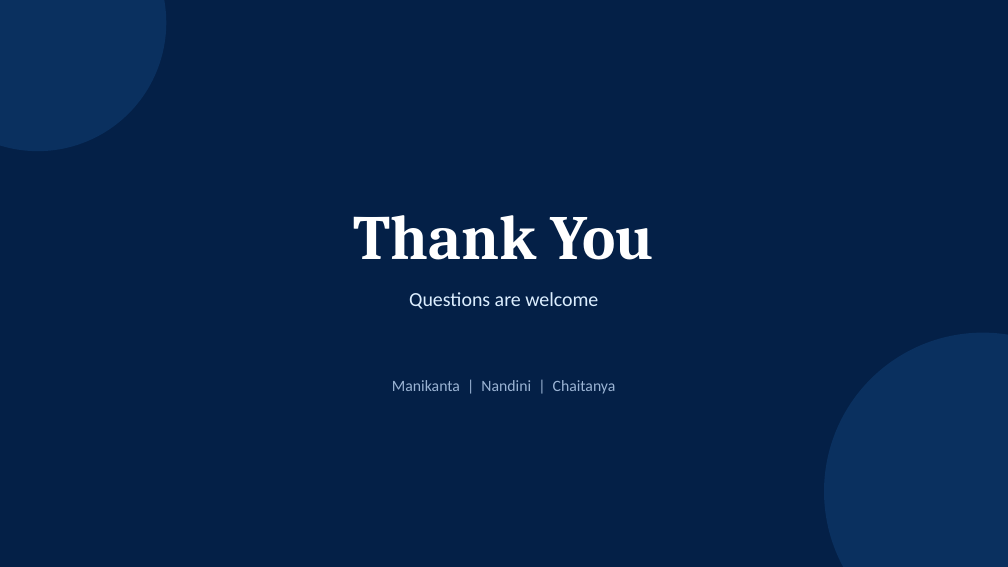
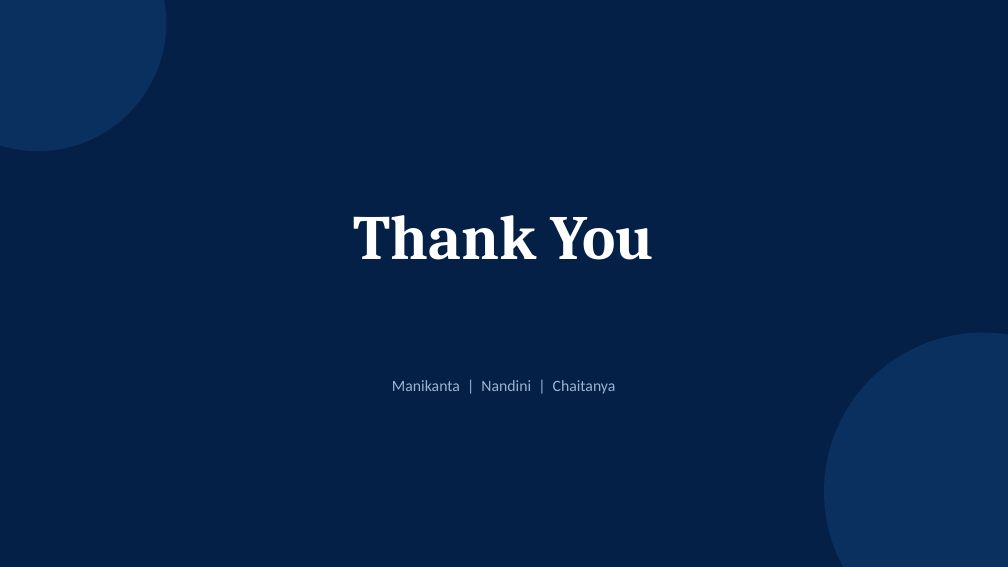
Before and after one commit to mani9kanta3/hospital-management-system, a slide deck: slide 16 of MediCare_HMS_Review.pptx (slide 17 before the commit). Drawn at 1008x567 pixels with LibreOffice and Linux fonts; fonts in the diff are those of the drawing. Boxes give left, top, right and bottom in pixels: in the first picture for what was removed or moved away, otherwise in the second. Text is boxed around its words. In the diff, an @@ line names an element or a change of style, - is before the commit and + after.

```diff
--- a/MediCare_HMS_Review.pptx
+++ b/MediCare_HMS_Review.pptx
@@ text removed at (409,292,598,309) @@
-Questions are welcome
```
Also in this commit, not shown: 11 other slides changed, 1 slide removed, 6 other files.
